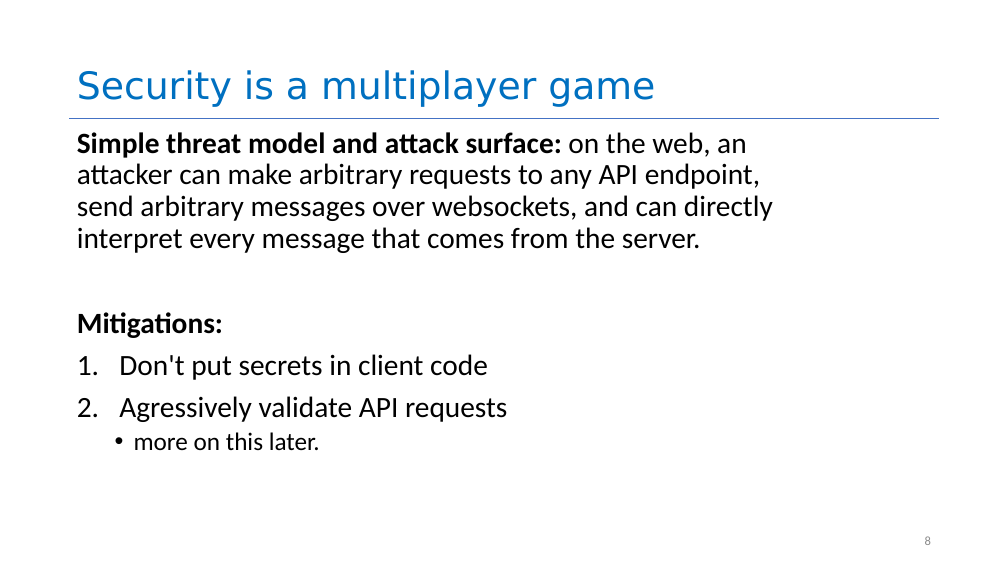
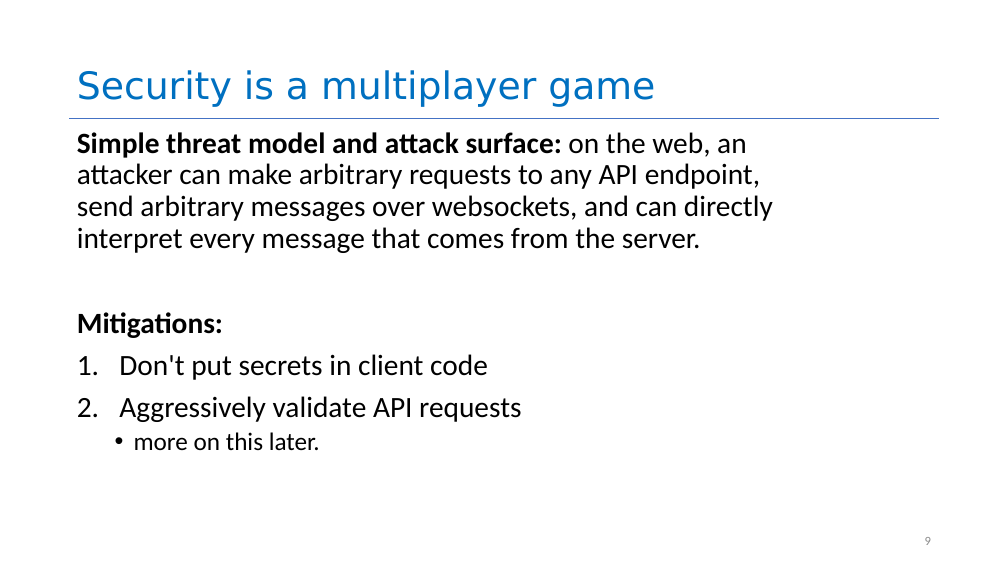
Before and after one commit to neu-se/CS4530-Summer-2026, a slide deck: slide 9 of Slides/Module 14 Security.pptx (slide 8 before the commit). Drawn at 1008x567 pixels with LibreOffice and Linux fonts; fonts in the diff are those of the drawing. Boxes give left, top, right and bottom in pixels: in the first picture for what was removed or moved away, otherwise in the second. Text is boxed around its words. In the diff, an @@ line names an element or a change of style, - is before the commit and + after.

```diff
--- a/Slides/Module 14 Security.pptx
+++ b/Slides/Module 14 Security.pptx
@@ text at bbox=[119, 396, 521, 422]: text changed @@
-2. Agressively validate API requests
+2. Aggressively validate API requests
```
Also in this commit, not shown: 1 slide added, 1 other file.
